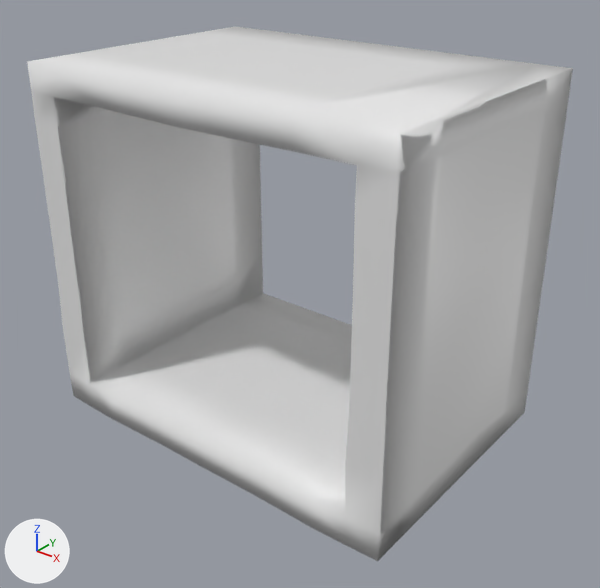
An edit to the Blender file Blends/level1.blend, drawn before and after from the same camera.
Before and after are seen from a camera (50 mm lens) standing at (31.9, -39.4, 32.4) and looking at (1.1, -0.8, 8.5). The axes (+X, +Y, +Z) are drawn at lower left. The lights are the same throughout.
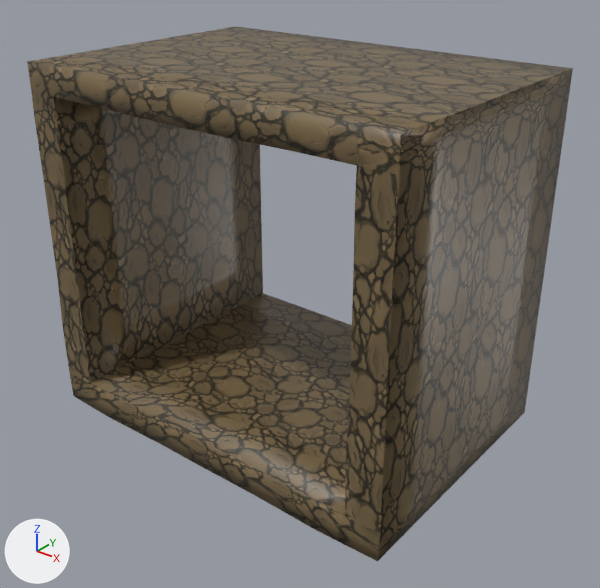
What differs and where, as boxes (x1, y1, x2, y2) in the pictures (600 x 588 px):
part 1 of me_cube, built on: (27, 26, 573, 561) in both
part 2 of me_cube, recoloured: (51, 29, 568, 533) in both

What the commit changed:
Picture 'seamless_stone_texture.jpg' (img_seamless_stone_texture_jpg) is new.
Material 'Terrain' (mat_terrain) is new.
Its texture is img_seamless_stone_texture_jpg.
Its roughness is 0.4.
me_cube is used by ob_cube; location (0.0, 0.0, 0.0); scale (13.4, 1.0, 1.0).
me_cube had 328 vertices, 321 faces and spanned x -1.0..1.0, y -9.6..9.3, z -1.1..23.1.
me_cube now has 448 vertices, 449 faces and spans x -1.0..1.0, y -9.6..9.3, z -1.1..23.1.
Part 1, on me_cube:
96 faces are deleted.
63 vertices are added at x -0.9..1.0, y -9.5..9.3, z -1.0..23.0.
28 new vertices lie (0.0, 0.0, -1.0) away from vertices in x -1.0..1.0, y -9.4..9.3, z 1.0..23.0.
23 new vertices lie (0.0, 0.0, -0.9) away from vertices in x -1.0..1.0, y -9.3..9.3, z 23.0.
6 new vertices lie (0.0, 0.0, 1.1) away from vertices in x -1.0..1.0, y -9.4..1.9, z -1.1..-1.0.
224 new faces join them.
me_cube part 2: 225 faces spanning x -1.0..1.0, y -9.6..9.3, z -1.1..23.1 switch from mat_material (white #e7e7e7) to mat_terrain (picture img_seamless_stone_texture_jpg).
